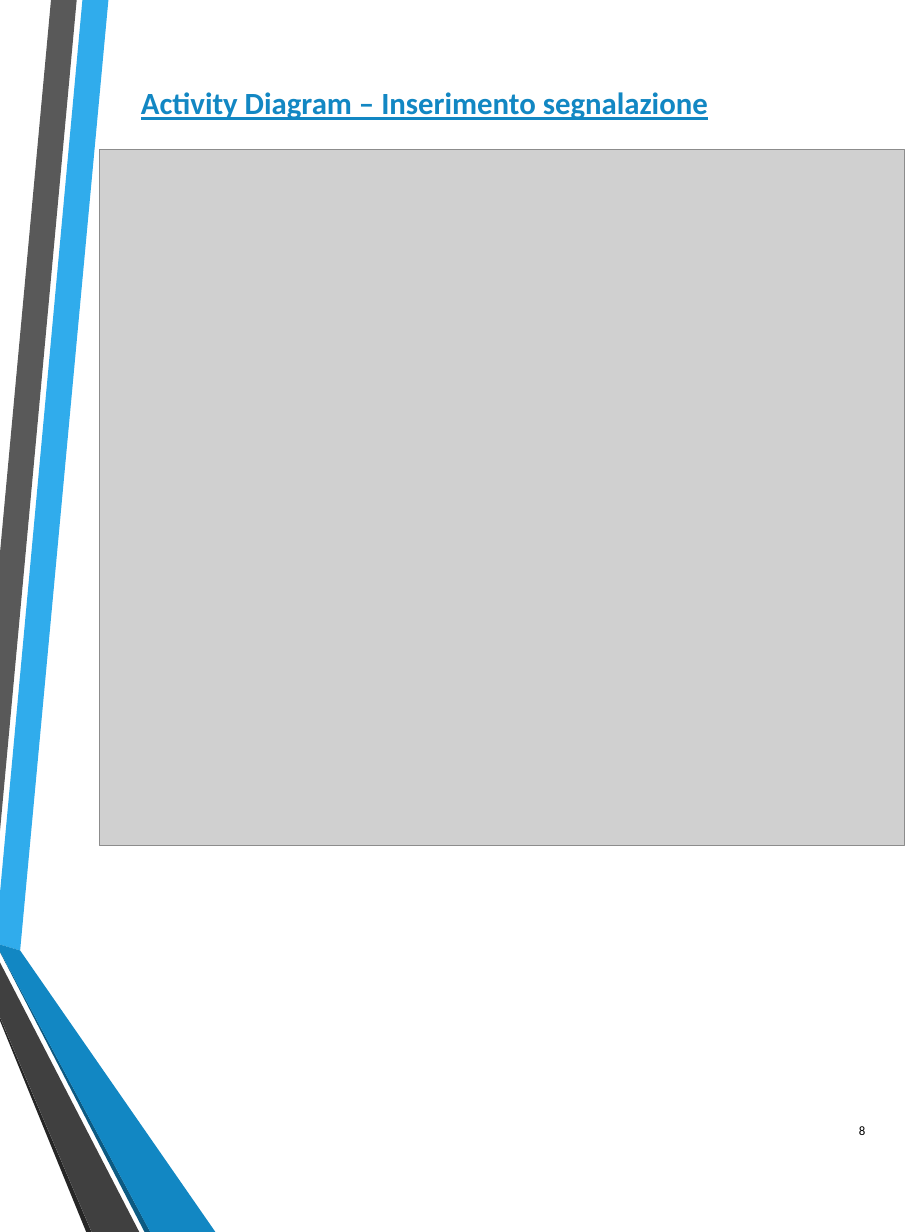
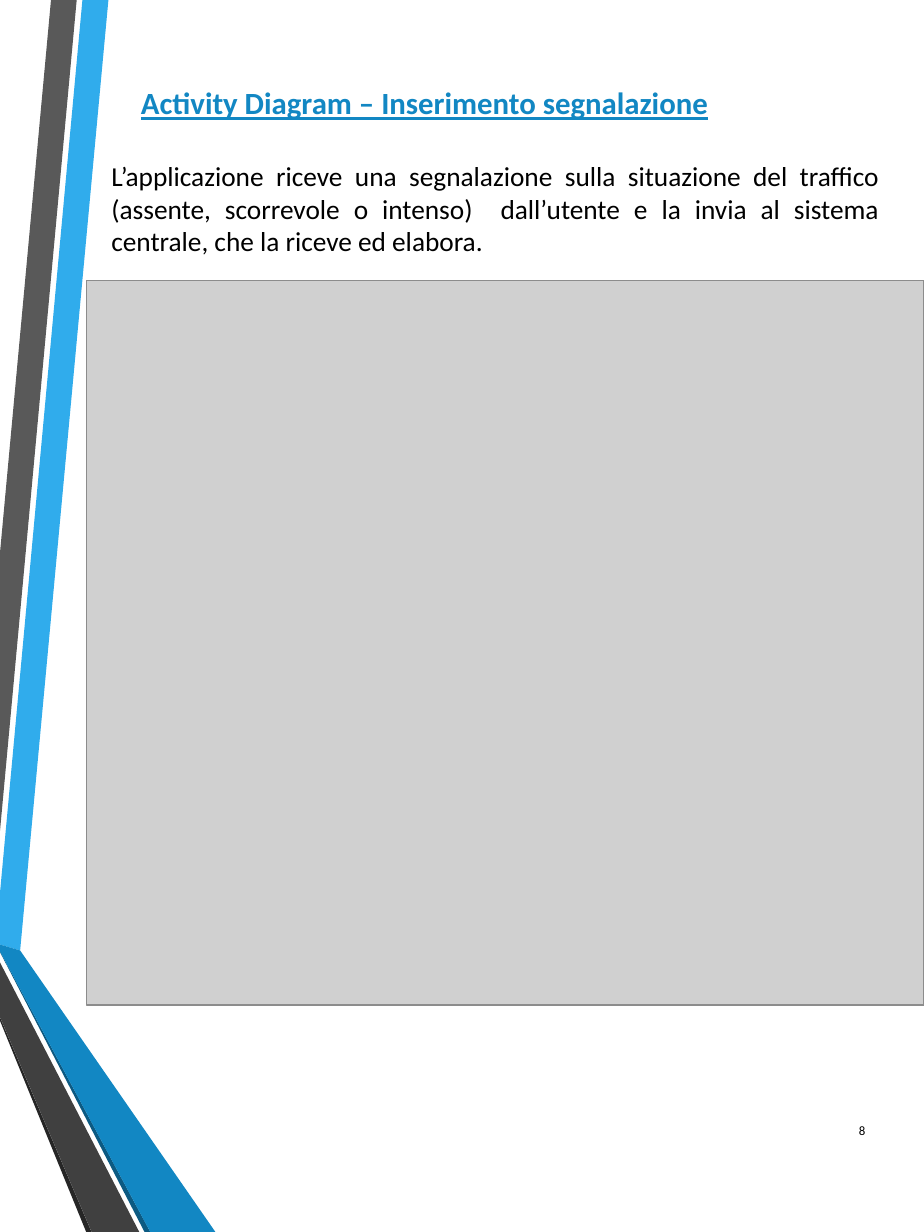
Before and after one commit to federicomegler/traffic-monitor, a slide deck: slide 8 of Design/Traffic_monitor.pptx. Drawn at 924x1232 pixels with LibreOffice and Linux fonts; fonts in the diff are those of the drawing; grey boxes stand for pictures. Boxes give left, top, right and bottom in pixels: in the first picture for what was removed or moved away, otherwise in the second. Text is boxed around its words. In the diff, an @@ line names an element or a change of style, - is before the commit and + after.

```diff
--- a/Design/Traffic_monitor.pptx
+++ b/Design/Traffic_monitor.pptx
@@ text added at (x1=111, y1=167, x2=879, y2=254), 16 pt, text #000000 @@
+L’applicazione riceve una segnalazione sulla situazione del traffico (assente, scorrevole o intenso) dall’utente e la invia al sistema centrale, che la riceve ed elabora.
@@ picture resized from (x1=100, y1=149, x2=906, y2=845) to (x1=86, y1=281, x2=924, y2=1005) @@
```
Also in this commit, not shown: 9 other slides changed.
